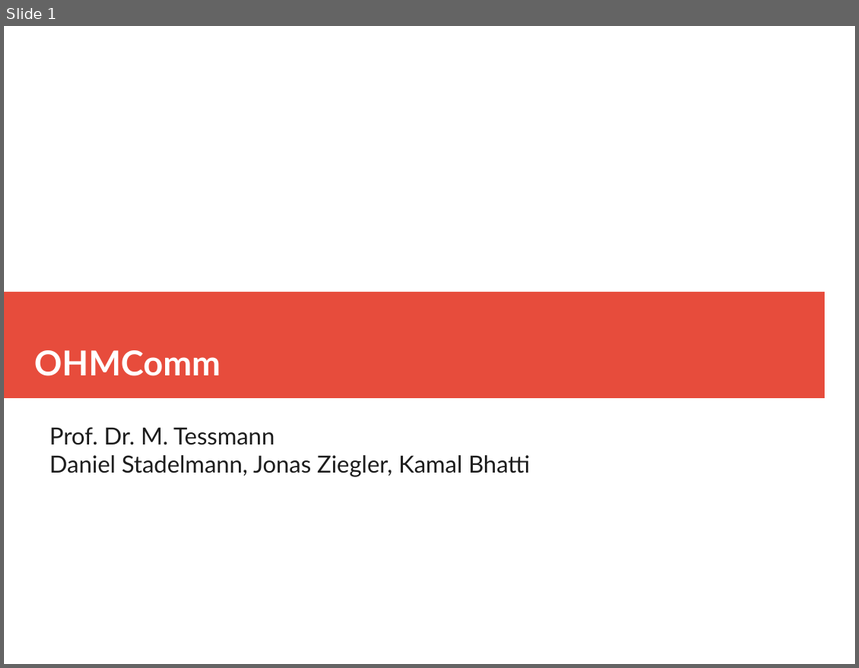
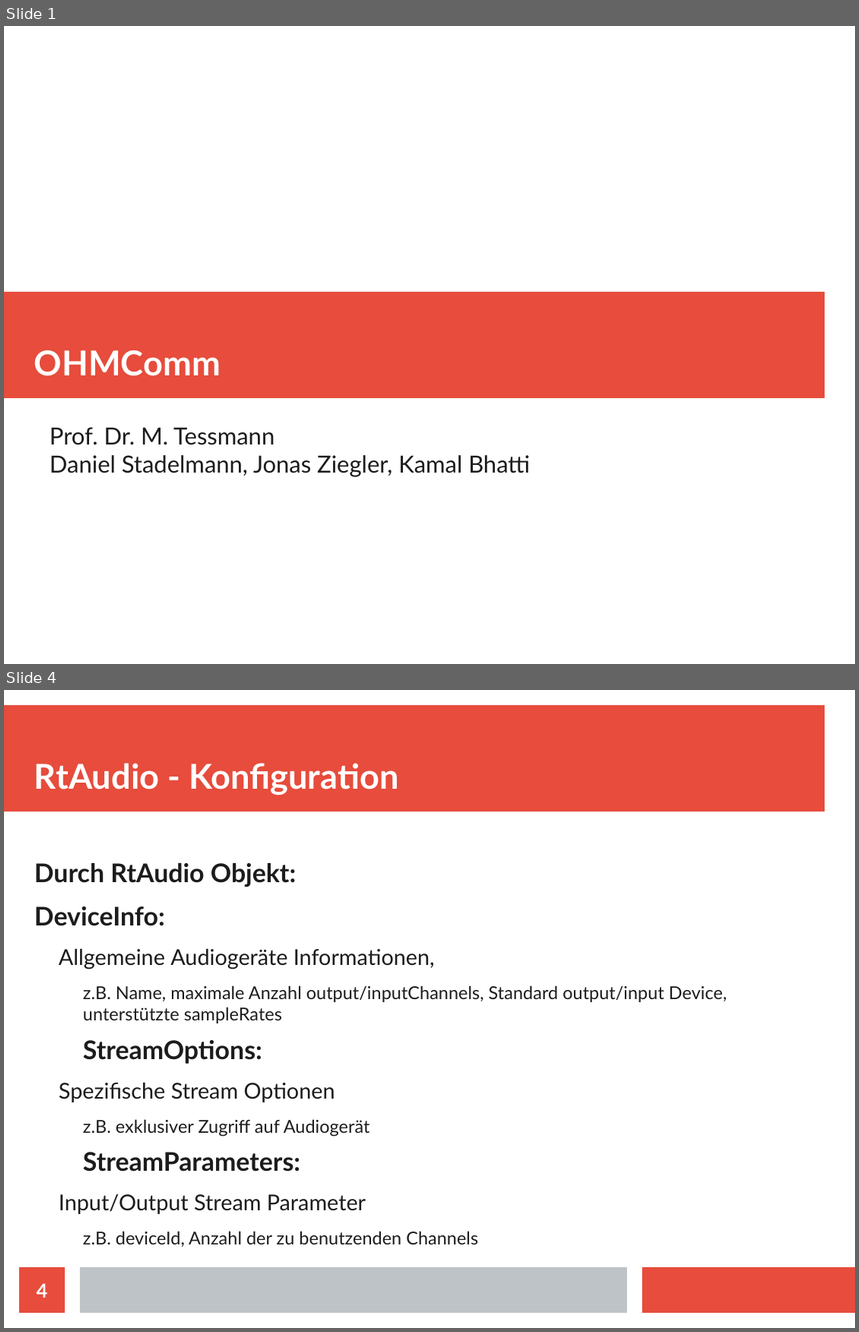
Before and after one commit to doe300/OHMComm, a slide deck: documents/OHMCommPres.odp. Shown one above the other, each under a label of ours: slide 1 before the commit, slides 1 and 4 after it; the slides between them are not shown. The pictures are 859x668 and 859x1332 pixels, drawn with LibreOffice and Linux fonts; fonts in the diff are those of the drawing. Boxes give left, top, right and bottom in pixels: in the first picture for what was removed or moved away, otherwise in the second. Text is boxed around its words. In the diff, an @@ line names an element or a change of style, - is before the commit and + after.

Commit message:
Updated Presentation
Added first version of RtAudio Presentation

```diff
--- a/documents/OHMCommPres.odp
+++ b/documents/OHMCommPres.odp
@@ slide 4 added at <box>4,690,855,1328</box>, background #FFFFFF @@
@@ rectangle added at <box>4,705,825,812</box>, fill #E74C3C @@
@@ title added at <box>34,763,398,795</box>, 32 pt, text #FFFFFF, bold @@
+RtAudio - Konfiguration
@@ text added at <box>34,863,727,1247</box>, 16.6 pt, text #1C1C1C @@
+Durch RtAudio Objekt:
+DeviceInfo:
+  Allgemeine Audiogeräte Informationen,
+    z.B. Name, maximale Anzahl output/inputChannels, Standard output/input Device, unterstützte sampleRates
+StreamOptions:
+  Spezifische Stream Optionen
+    z.B. exklusiver Zugriff auf Audiogerät
+StreamParameters:
+  Input/Output Stream Parameter
+    z.B. deviceId, Anzahl der zu benutzenden Channels
@@ page number added at <box>19,1268,65,1313</box>, fill #E74C3C, 18 pt, text #FFFFFF, bold @@
+4
@@ rectangle added at <box>80,1268,627,1313</box>, fill #BDC3C7 @@
@@ rectangle added at <box>643,1268,855,1313</box>, fill #E74C3C @@
```
Also in this commit, not shown: 1 slide changed, 4 other slides added, 1 slide removed.
